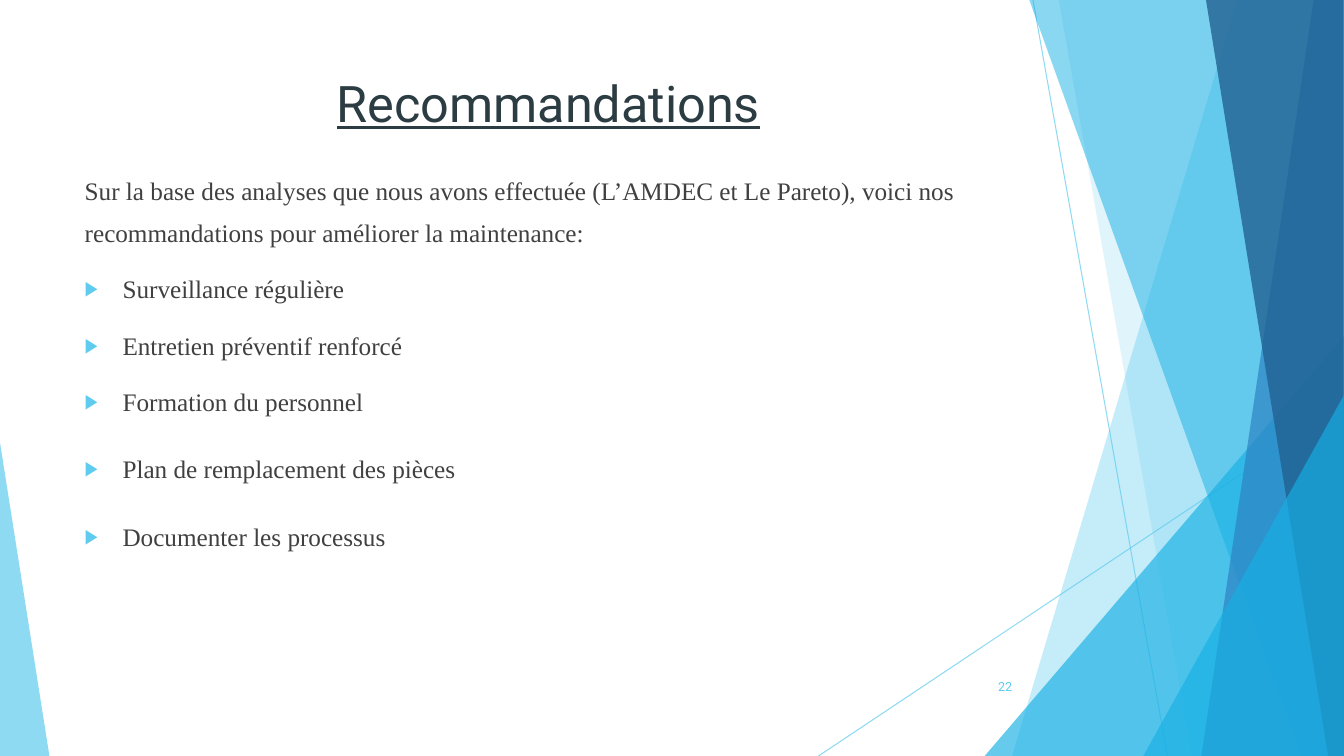
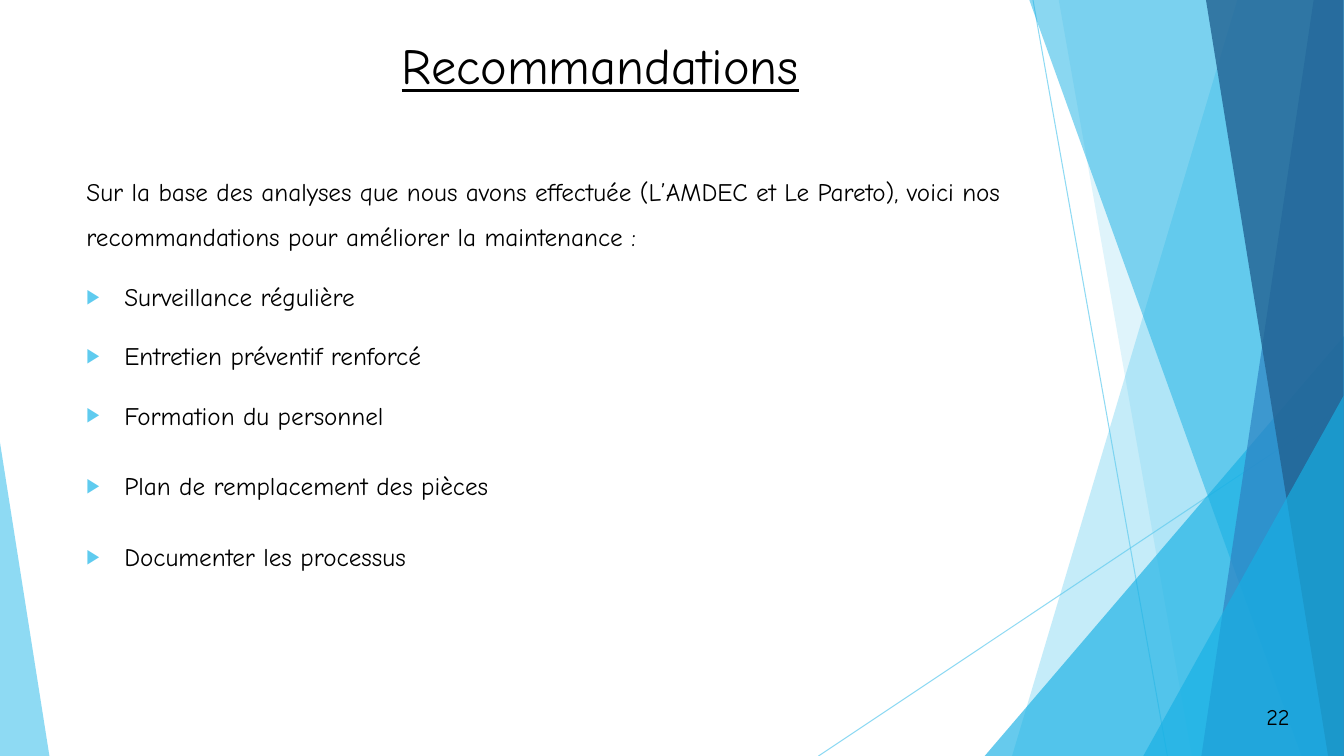
Before and after one commit to OussamaTeyib/PFE, a slide deck: slide 22 of Présentation.pptx. Drawn at 1344x756 pixels with LibreOffice and Linux fonts; fonts in the diff are those of the drawing. Boxes give left, top, right and bottom in pixels: in the first picture for what was removed or moved away, otherwise in the second. Text is boxed around its words. In the diff, an @@ line names an element or a change of style, - is before the commit and + after.

```diff
--- a/Présentation.pptx
+++ b/Présentation.pptx
@@ title "Recommandations": place and size @@
-title "Recommandations" at [337,84,760,129]
+title "Recommandations" at [402,49,799,92]
@@ title "Recommandations" at [402,49,799,92]: font Roboto to Comic Neue, text colour #2C3C43 to #000000 @@
@@ text at [86,181,1000,251]: text changed; font Times New Roman to Comic Neue; text colour #404040 to #000000 @@
-Sur la base des analyses que nous avons effectuée (L’AMDEC et Le Pareto), voici nos recommandations pour améliorer la maintenance:
+Sur la base des analyses que nous avons effectuée (L’AMDEC et Le Pareto), voici nos recommandations pour améliorer la maintenance :
@@ text at [124,287,488,571]: font Times New Roman to Comic Neue, text colour #404040 to #000000 in "Surveillance régulière", "Entretien préventif renforcé", "Formation du personnel", "Plan de remplacement des pièces" and 1 more places; line spacing 1.4 to 1.5 @@
@@ page number: place and size @@
-page number at [998,682,1012,691]
+page number at [1238,697,1318,737]
@@ page number at [1238,697,1318,737]: size 9 to 16 pt, font Roboto to Comic Neue, text colour #5FCBEF to #000000; alignment right to centre; fill none to #FFFFFF; outline none to #000000 1.5 pt @@
```
Also in this commit, not shown: 22 other slides changed, 1 slide added, 1 slide removed, 24 other files.
